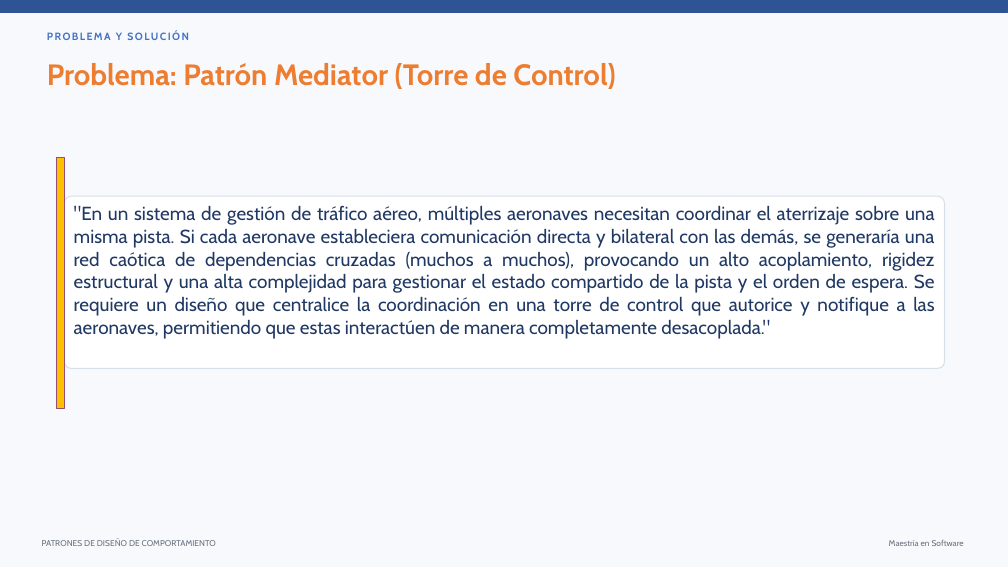
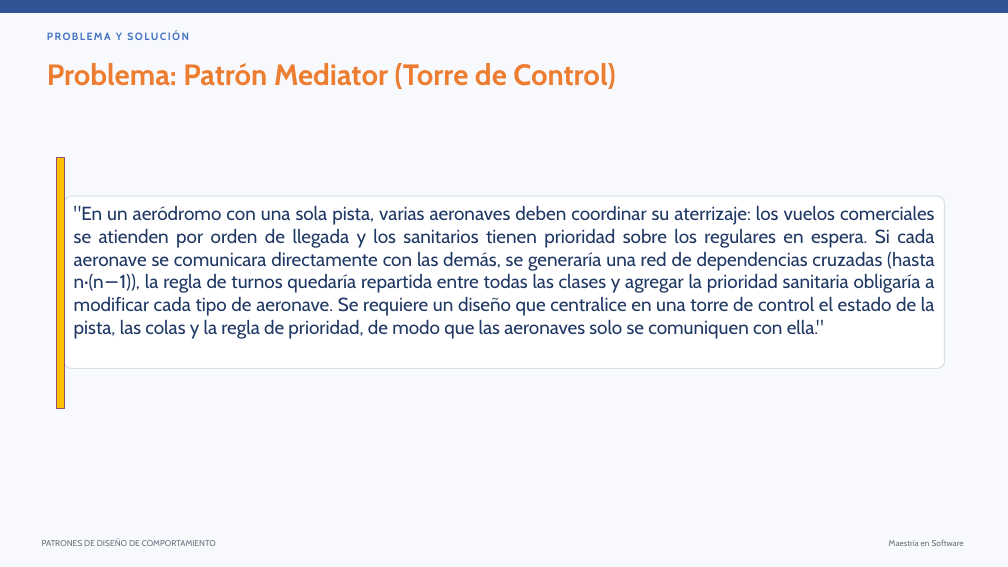
Before and after one commit to carytnas/PDS_Actividad03_Grupo02, a slide deck: slide 6 of documentacion/PDS_Actividad03_Grupo02.pptx. Drawn at 1008x567 pixels with LibreOffice and Linux fonts; fonts in the diff are those of the drawing. Boxes give left, top, right and bottom in pixels: in the first picture for what was removed or moved away, otherwise in the second. Text is boxed around its words. In the diff, an @@ line names an element or a change of style, - is before the commit and + after.

Commit message:
Mejoras de Mediator y Command, pruebas e informe actualizado
- Mediator: AvionSanitario con prioridad en la torre, aviso de nuevas
  posiciones en la cola y registro de aeronaves desde el cliente.
- Command: deshacer con historial, Ventilador, MacroComando y control
  con varios botones reasignables.
- Pruebas unitarias con JUnit 5 (13 pruebas) y pom.xml para mvn test.
- Diagramas UML regenerados y alineados con el código.
- Informe (docx y pdf) y presentación actualizados.

```diff
--- a/documentacion/PDS_Actividad03_Grupo02.pptx
+++ b/documentacion/PDS_Actividad03_Grupo02.pptx
@@ text in rounded rectangle at (x1=74, y1=206, x2=935, y2=339): text changed @@
-"En un sistema de gestión de tráfico aéreo, múltiples aeronaves necesitan coordinar el aterrizaje sobre una misma pista. Si cada aeronave estableciera comunicación directa y bilateral con las demás, se generaría una red caótica de dependencias cruzadas (muchos a muchos), provocando un alto acoplamiento, rigidez estructural y una alta complejidad para gestionar el estado compartido de la pista y el orden de espera. Se requiere un diseño que centralice la coordinación en una torre de control que autorice y notifique a las aeronaves, permitiendo que estas interactúen de manera completamente desacoplada."
+"En un aeródromo con una sola pista, varias aeronaves deben coordinar su aterrizaje: los vuelos comerciales se atienden por orden de llegada y los sanitarios tienen prioridad sobre los regulares en espera. Si cada aeronave se comunicara directamente con las demás, se generaría una red de dependencias cruzadas (hasta n·(n−1)), la regla de turnos quedaría repartida entre todas las clases y agregar la prioridad sanitaria obligaría a modificar cada tipo de aeronave. Se requiere un diseño que centralice en una torre de control el estado de la pista, las colas y la regla de prioridad, de modo que las aeronaves solo se comuniquen con ella."
```
Also in this commit, not shown: 15 other slides changed, 3 slides added, 24 other files.
